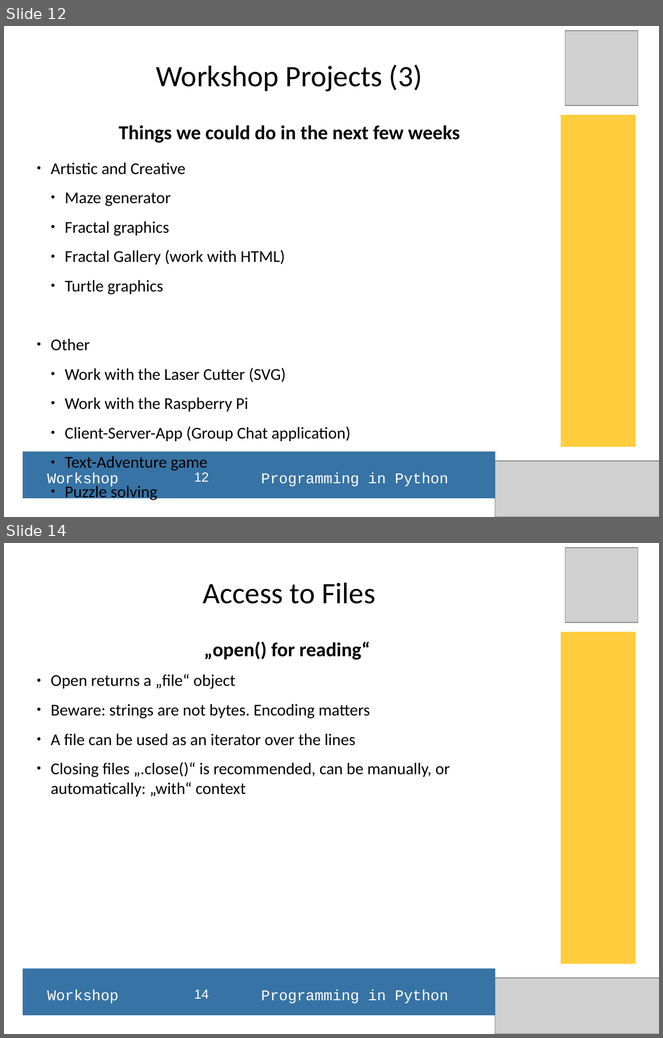
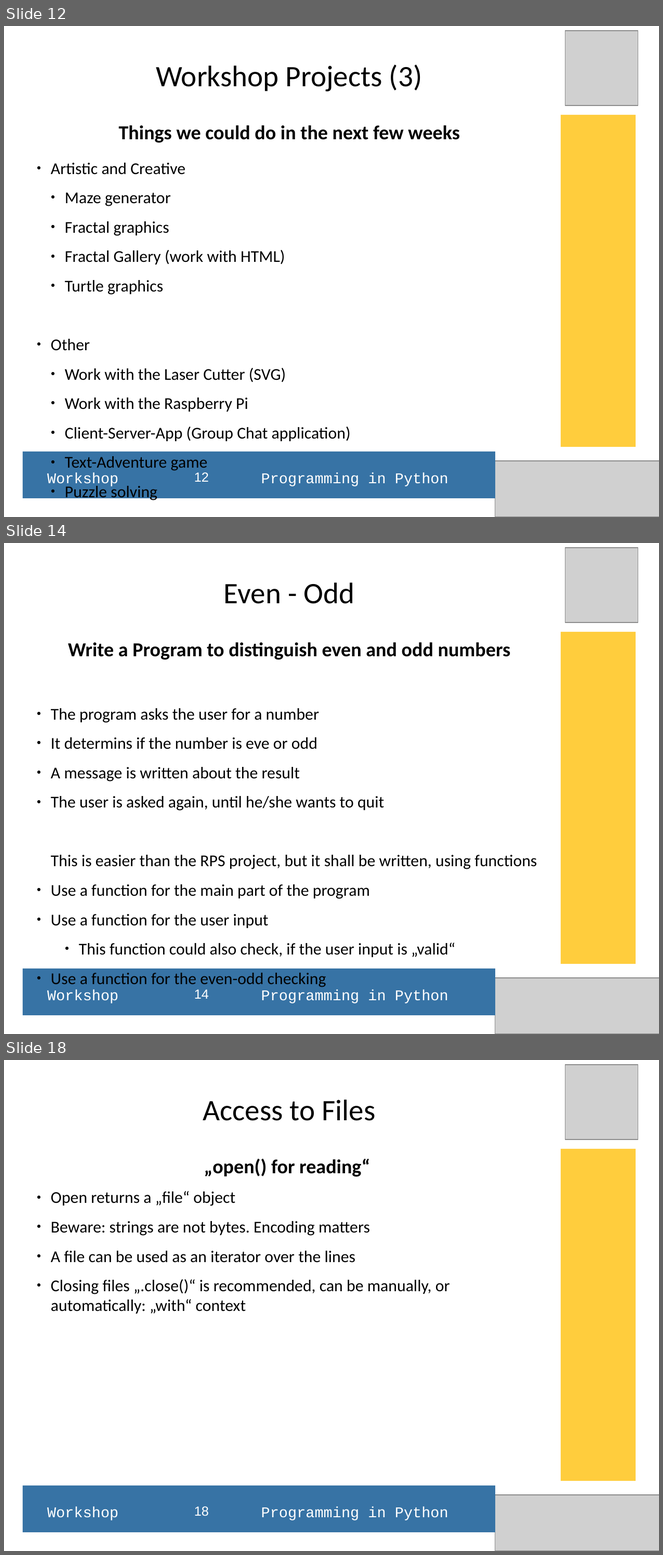
Before and after one commit to hans-boden/pyws-fablab-lisbon, a slide deck: resources/python_ws_2016Q1.odp. Shown one above the other, each under a label of ours: slides 12 and 14 before the commit, slides 12, 14 and 18 after it; the slides between them are not shown. The pictures are 663x1038 and 663x1555 pixels, drawn with LibreOffice and Linux fonts; fonts in the diff are those of the drawing; grey boxes stand for pictures. Boxes give left, top, right and bottom in pixels: in the first picture for what was removed or moved away, otherwise in the second. Text is boxed around its words. In the diff, an @@ line names an element or a change of style, - is before the commit and + after.

```diff
--- a/resources/python_ws_2016Q1.odp
+++ b/resources/python_ws_2016Q1.odp
@@ slide 14 added at (x1=4, y1=543, x2=659, y2=1034), background #FFFFFF @@
@@ picture added at (x1=566, y1=548, x2=638, y2=623) @@
@@ title added at (x1=224, y1=583, x2=355, y2=604), 36 pt, text #000000 @@
+Even - Odd
@@ rectangle added at (x1=561, y1=632, x2=636, y2=965), fill #FFCD3D @@
@@ subtitle added at (x1=51, y1=642, x2=537, y2=957), 20 pt, text #000000 @@
+Write a Program to distinguish even and odd numbers
+● The program asks the user for a number
+● It determins if the number is eve or odd
+● A message is written about the result
+● The user is asked again, until he/she wants to quit
+This is easier than the RPS project, but it shall be written, using functions
+● Use a function for the main part of the program
+● Use a function for the user input
+    ● This function could also check, if the user input is „valid“
+● Use a function for the even-odd checking
@@ rectangle added at (x1=22, y1=969, x2=495, y2=1016), fill #3773A5 @@
@@ picture added at (x1=496, y1=978, x2=659, y2=1034) @@
@@ text added at (x1=47, y1=990, x2=449, y2=1004), 18 pt, text #FFFFFF @@
+Workshop Programming in Python
@@ page number added at (x1=194, y1=990, x2=209, y2=999), 16 pt, text #FFFFFF @@
+14
@@ what was slide 14 is now slide 18 @@
@@ page number at (x1=194, y1=1507, x2=209, y2=1517): text changed @@
-14
+18
```
Also in this commit, not shown: 1 slide changed, 3 other slides added, 10 other files.
